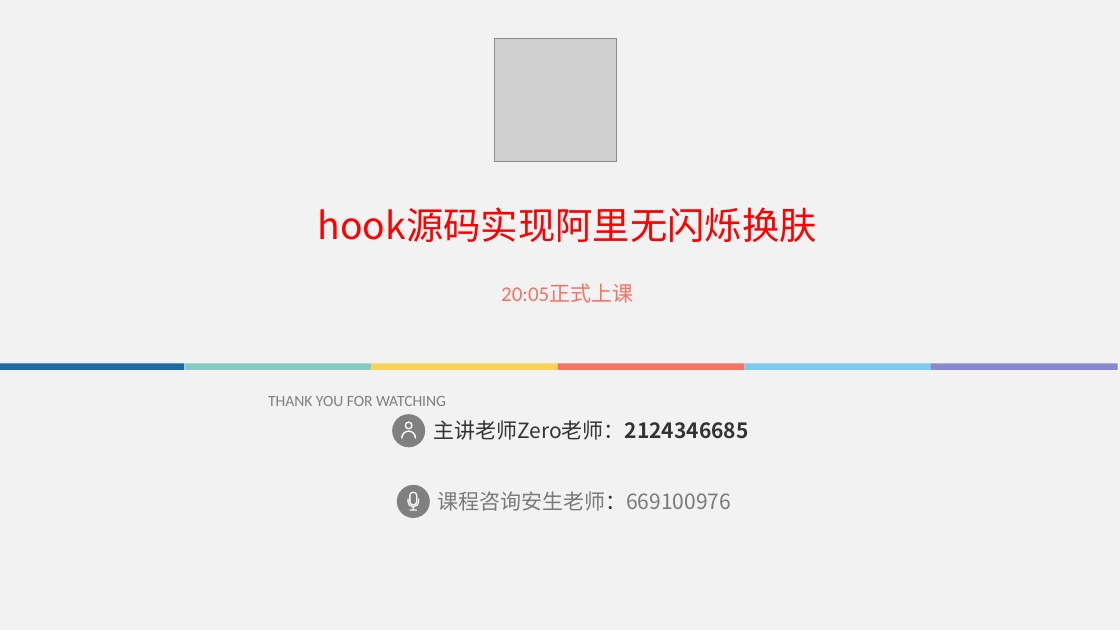
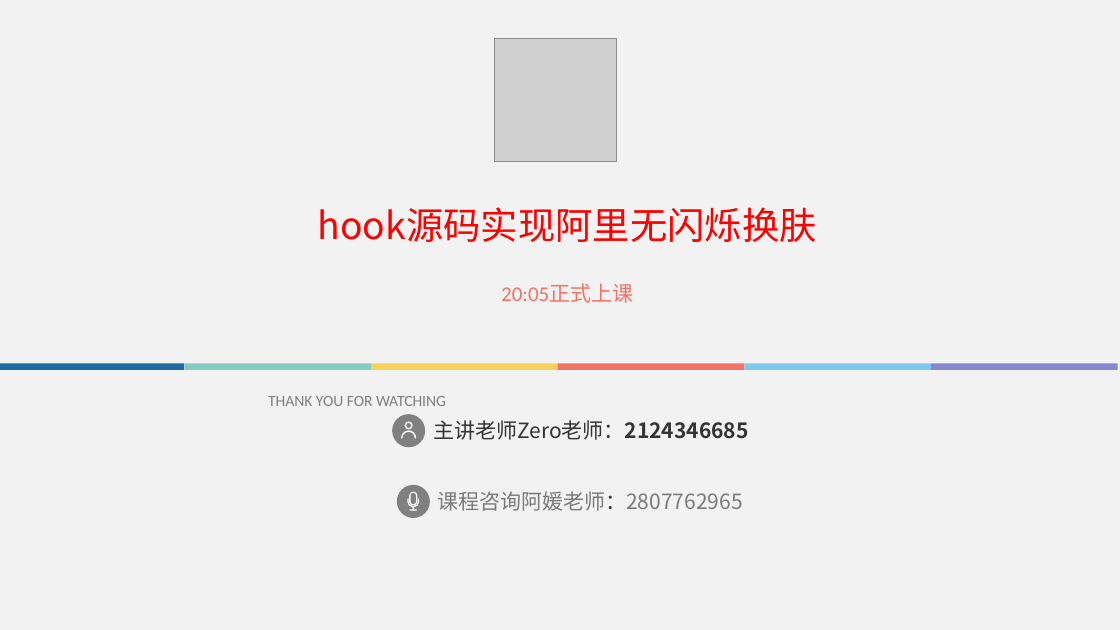
Before and after one commit to fanzhangvip/xiangxue, a slide deck: slide 1 of pre/跟着源码学换肤.pptx. Drawn at 1120x630 pixels with LibreOffice and Linux fonts; fonts in the diff are those of the drawing; grey boxes stand for pictures. Boxes give left, top, right and bottom in pixels: in the first picture for what was removed or moved away, otherwise in the second. Text is boxed around its words. In the diff, an @@ line names an element or a change of style, - is before the commit and + after.

```diff
--- a/pre/跟着源码学换肤.pptx
+++ b/pre/跟着源码学换肤.pptx
@@ text at <box>437,491,742,511</box>: text changed @@
-课程咨询安生老师：669100976
+课程咨询阿媛老师：2807762965
```
Also in this commit, not shown: 5 other slides changed, 6 slides added, 17 other files.
